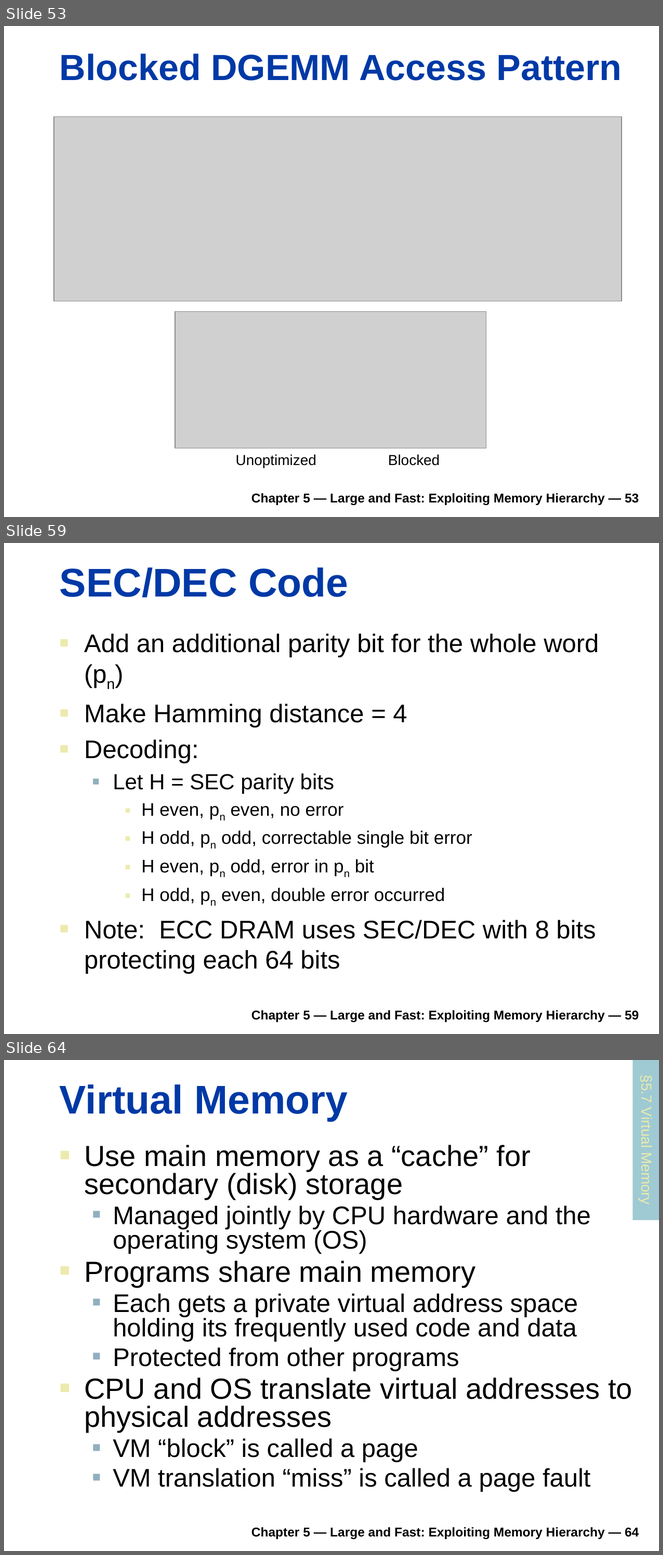
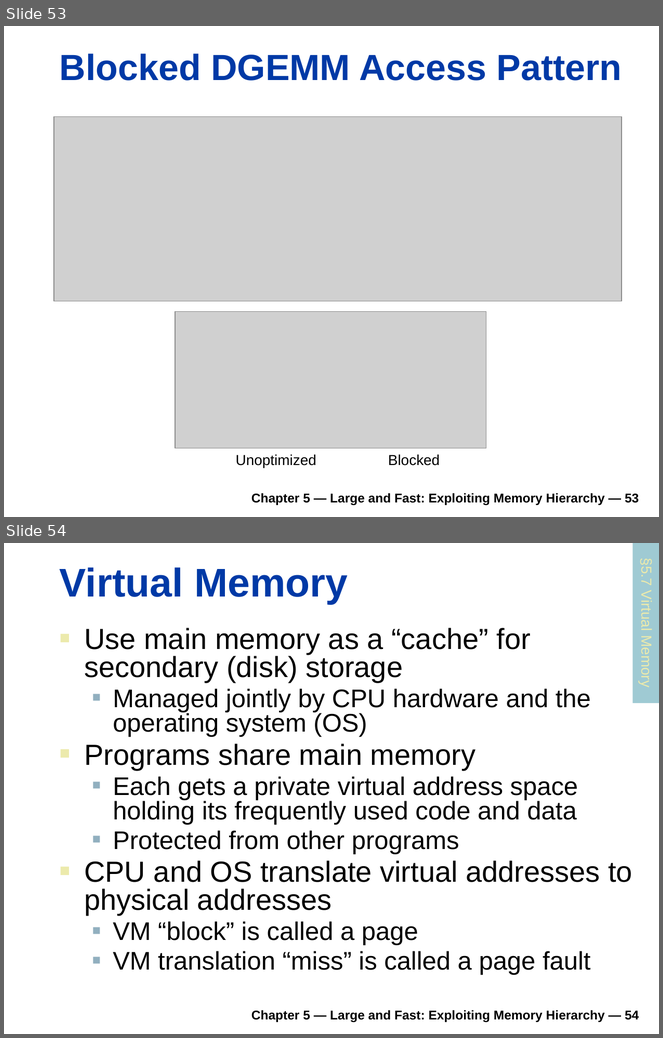
Before and after one commit to rifatshahriyar/rifatshahriyar.github.io, a slide deck: files/CSE305/CSE305_Chapter_5.pptx. Shown one above the other, each under a label of ours: slides 53, 59 and 64 before the commit, slides 53 and 54 after it; the slides between them are not shown. The pictures are 663x1555 and 663x1038 pixels, drawn with LibreOffice and Linux fonts; fonts in the diff are those of the drawing; grey boxes stand for pictures. Boxes give left, top, right and bottom in pixels: in the first picture for what was removed or moved away, otherwise in the second. Text is boxed around its words. In the diff, an @@ line names an element or a change of style, - is before the commit and + after.

```diff
--- a/files/CSE305/CSE305_Chapter_5.pptx
+++ b/files/CSE305/CSE305_Chapter_5.pptx
@@ slide 59 removed at (x1=4, y1=543, x2=659, y2=1034), background #FFFFFF @@
@@ title removed at (x1=60, y1=567, x2=348, y2=598) @@
-SEC/DEC Code
@@ text removed at (x1=84, y1=633, x2=599, y2=975) @@
-■ Add an additional parity bit for the whole word (pn)
-■ Make Hamming distance = 4
-■ Decoding:
-  ■ Let H = SEC parity bits
-    ■ H even, pn even, no error
-    ■ H odd, pn odd, correctable single bit error
-    ■ H even, pn odd, error in pn bit
-    ■ H odd, pn even, double error occurred
-■ Note: ECC DRAM uses SEC/DEC with 8 bits protecting each 64 bits
@@ text removed at (x1=252, y1=1010, x2=639, y2=1022) @@
-Chapter 5 — Large and Fast: Exploiting Memory Hierarchy — 59
@@ what was slide 64 is now slide 54 @@
@@ text at (x1=252, y1=1010, x2=639, y2=1022): text changed @@
-Chapter 5 — Large and Fast: Exploiting Memory Hierarchy — 64
+Chapter 5 — Large and Fast: Exploiting Memory Hierarchy — 54
```
Also in this commit, not shown: 14 other slides removed, 2 other files.
